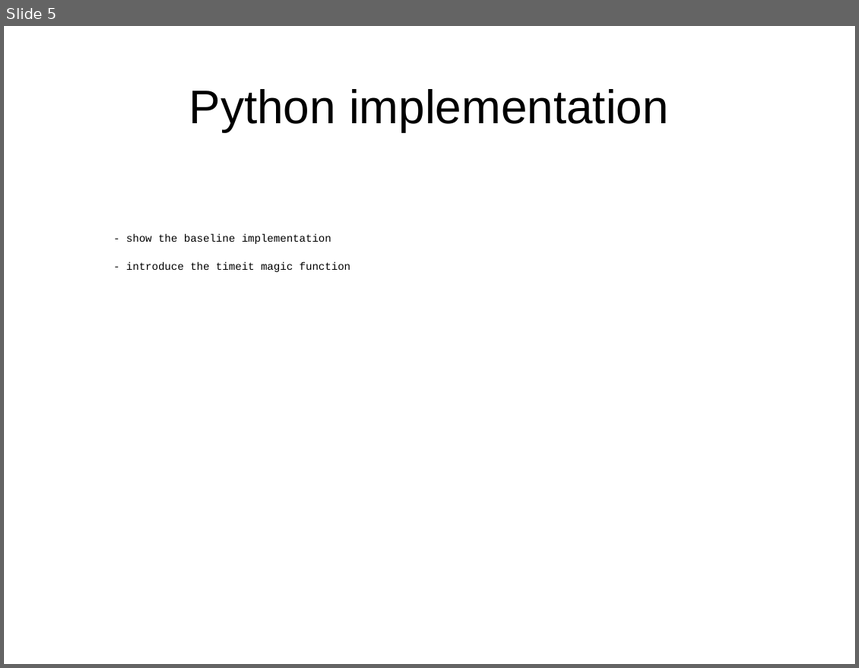
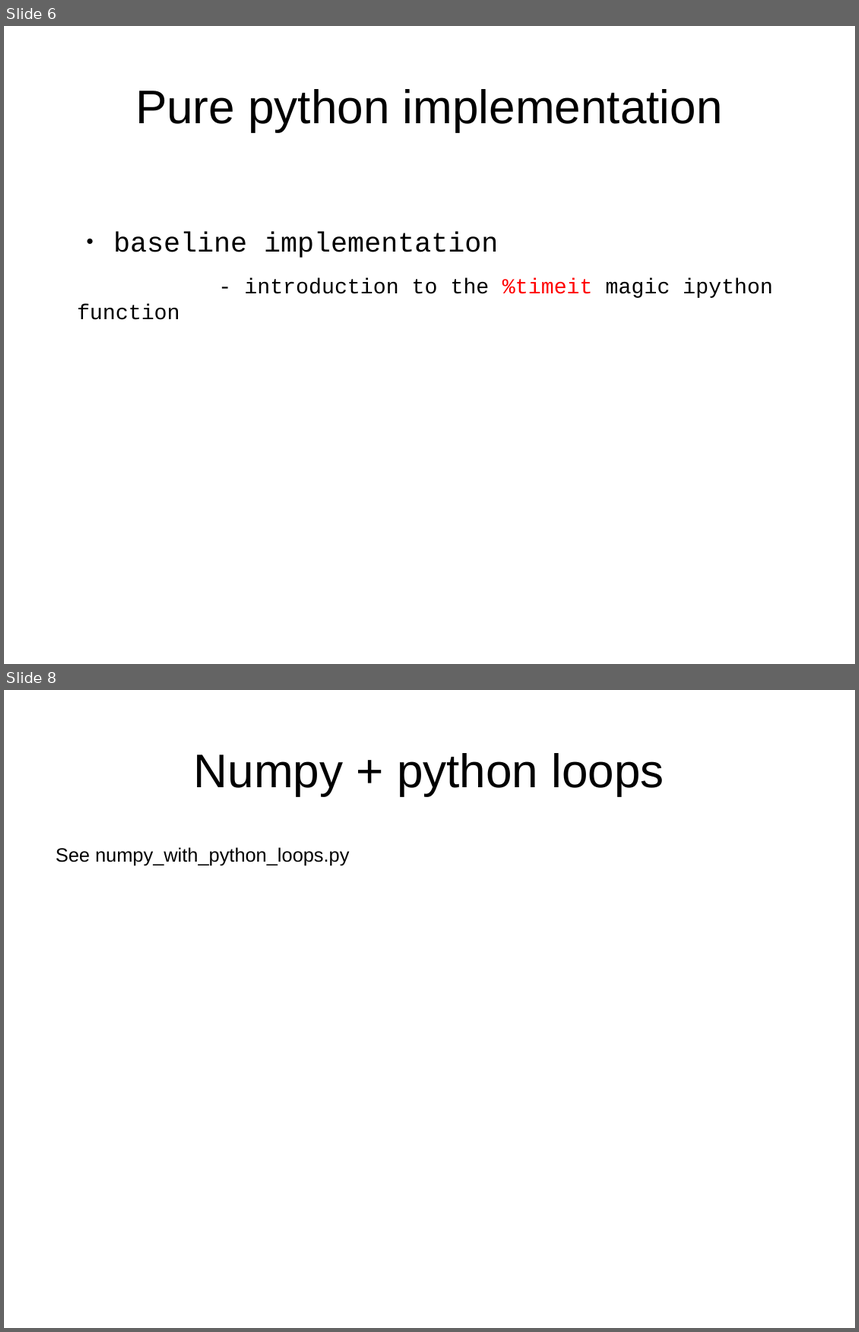
Before and after one commit to mherkazandjian/python_optimization_demo, a slide deck: 2017-10-11-developer_workshop_4_hans_on_optmization_with_python.odp. Shown one above the other, each under a label of ours: slide 5 before the commit, slides 6 and 8 after it; the slides between them are not shown. The pictures are 859x668 and 859x1332 pixels, drawn with LibreOffice and Linux fonts; fonts in the diff are those of the drawing. Boxes give left, top, right and bottom in pixels: in the first picture for what was removed or moved away, otherwise in the second. Text is boxed around its words. In the diff, an @@ line names an element or a change of style, - is before the commit and + after.

Commit message:
clean pure python example
add example to the notebook

```diff
--- a/2017-10-11-developer_workshop_4_hans_on_optmization_with_python.odp
+++ b/2017-10-11-developer_workshop_4_hans_on_optmization_with_python.odp
@@ slide 8 added at [4, 690, 855, 1328], background #FFFFFF @@
@@ title added at [194, 753, 664, 796], 44 pt, text #000000 @@
+Numpy + python loops
@@ text added at [56, 847, 349, 866], 18 pt, text #000000 @@
+See numpy_with_python_loops.py
@@ what was slide 5 is now slide 6 @@
@@ slide 6 changed as well @@
@@ title at [135, 89, 723, 132]: text changed @@
-Python implementation
+Pure python implementation
@@ text at [77, 232, 773, 320]: text changed; size 10 to 20 pt @@
-- show the baseline implementation
-- introduce the timeit magic function
+● baseline implementation
+- introduction to the %timeit magic ipython function
```
Also in this commit, not shown: 5 other slides changed, 10 other slides added, 1 slide removed, 7 other files.
